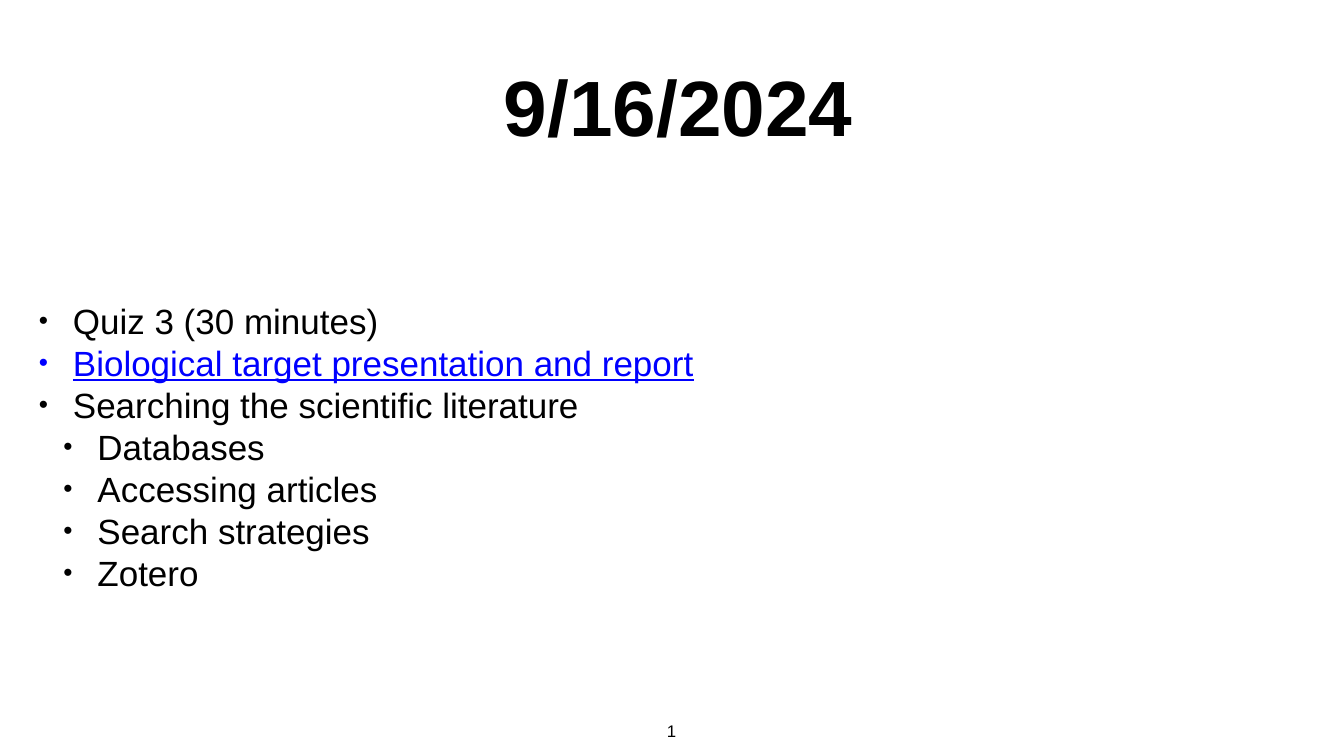
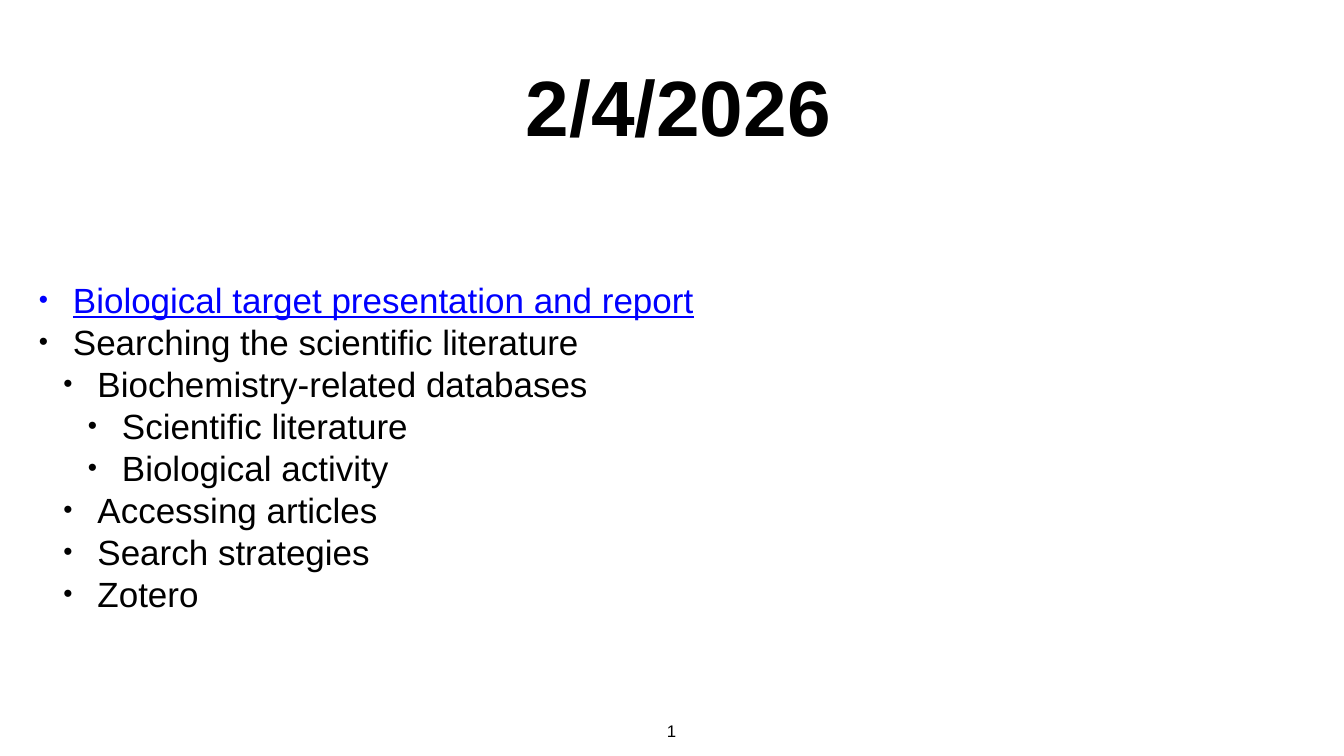
Before and after one commit to anirudhatalmale6-alt/Chem456-2026S, a slide deck: slide 1 of slides/0204-Scientific_Literature.pptx. Drawn at 1344x756 pixels with LibreOffice and Linux fonts; fonts in the diff are those of the drawing. Boxes give left, top, right and bottom in pixels: in the first picture for what was removed or moved away, otherwise in the second. Text is boxed around its words. In the diff, an @@ line names an element or a change of style, - is before the commit and + after.

```diff
--- a/slides/0204-Scientific_Literature.pptx
+++ b/slides/0204-Scientific_Literature.pptx
@@ title at box(526, 79, 831, 138): text changed @@
-  9/16/2024
+  2/4/2026
@@ text at box(73, 308, 378, 341): paragraph removed @@
-• Quiz 3 (30 minutes)
@@ text at box(97, 371, 587, 488): text changed @@
-  • Databases
+  • Biochemistry-related databases
+    • Scientific literature
+    • Biological activity
```
Also in this commit, not shown: 1 other slide changed, 1 slide removed, 3 other files.
